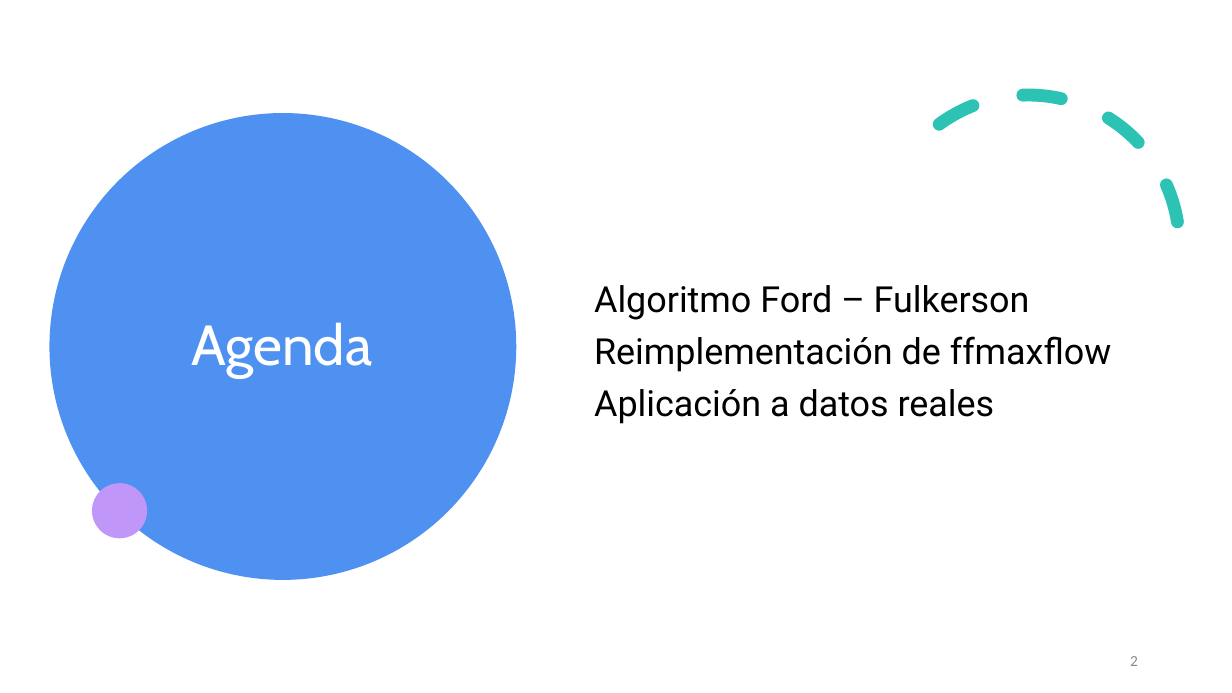
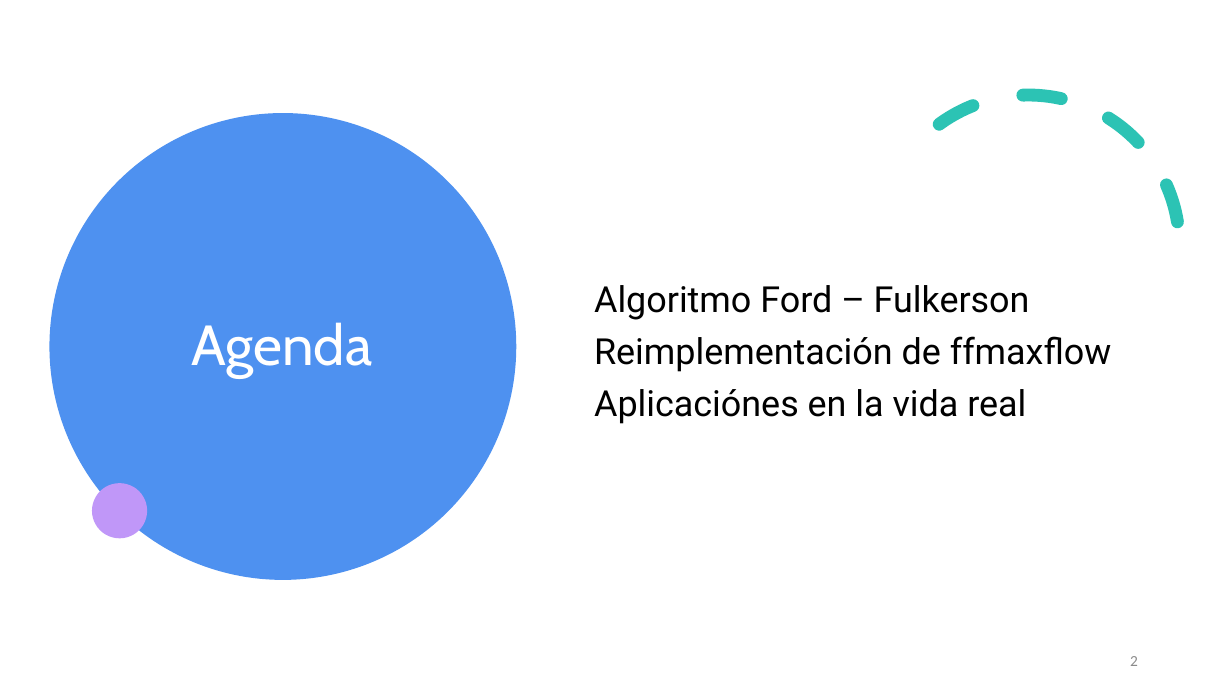
Before and after one commit to diramtz/ProyectoFinal_MaxFlow, a slide deck: slide 2 of documentos/Presentacion_ffmf.pptx. Drawn at 1232x693 pixels with LibreOffice and Linux fonts; fonts in the diff are those of the drawing. Boxes give left, top, right and bottom in pixels: in the first picture for what was removed or moved away, otherwise in the second. Text is boxed around its words. In the diff, an @@ line names an element or a change of style, - is before the commit and + after.

```diff
--- a/documentos/Presentacion_ffmf.pptx
+++ b/documentos/Presentacion_ffmf.pptx
@@ text at (594, 389, 1026, 424): text changed @@
-Aplicación a datos reales
+Aplicaciónes en la vida real
```
Also in this commit, not shown: 3 other slides changed, 1 other file.
